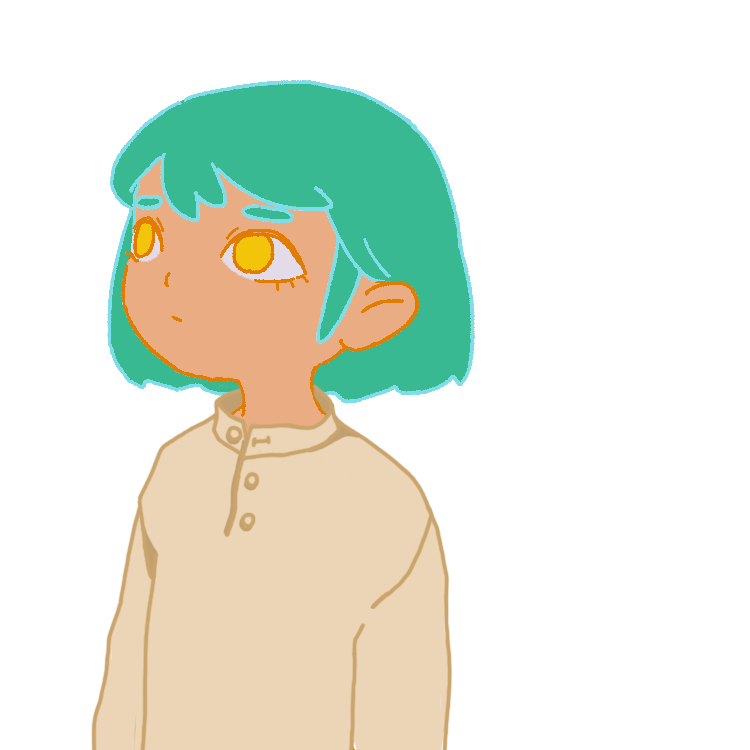
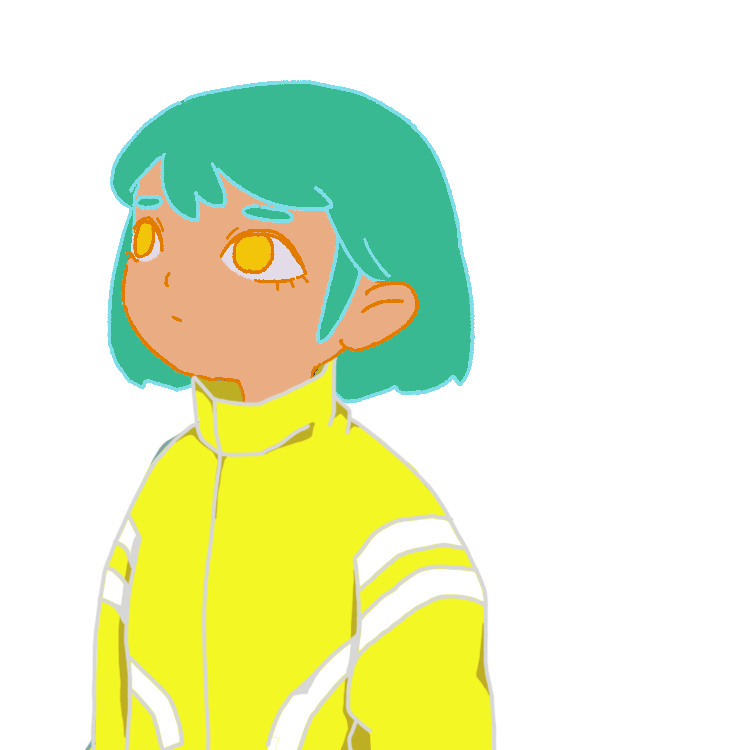
Layers edited between the first and the second 750 × 750 image:
renamed "EverythingA1" to "TopA5.png", showed the group it (5 layers) over [88, 356, 497, 750]
added group "TopC2.png" with 3 layers above "TopC4.png" over [84, 363, 465, 750]
added layer "Layer 15" in group "TopC2.png" over [84, 363, 465, 750]
added layer "Layer 16" in group "TopC2.png" over [86, 459, 462, 750]
added layer "Layer 14" in group "TopC2.png" over [87, 366, 465, 750]
renamed "TopA3" to "TopA3.png", showed the group it (3 layers) over [93, 411, 459, 750]
